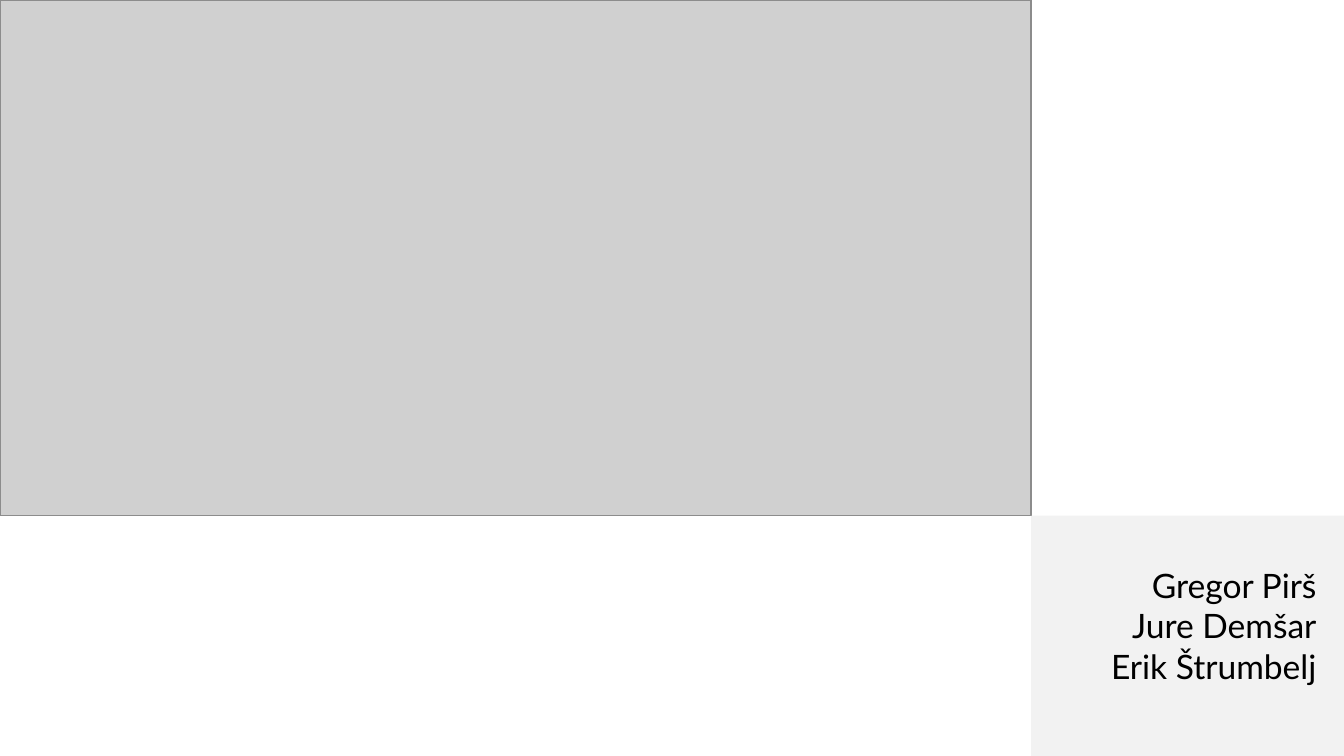
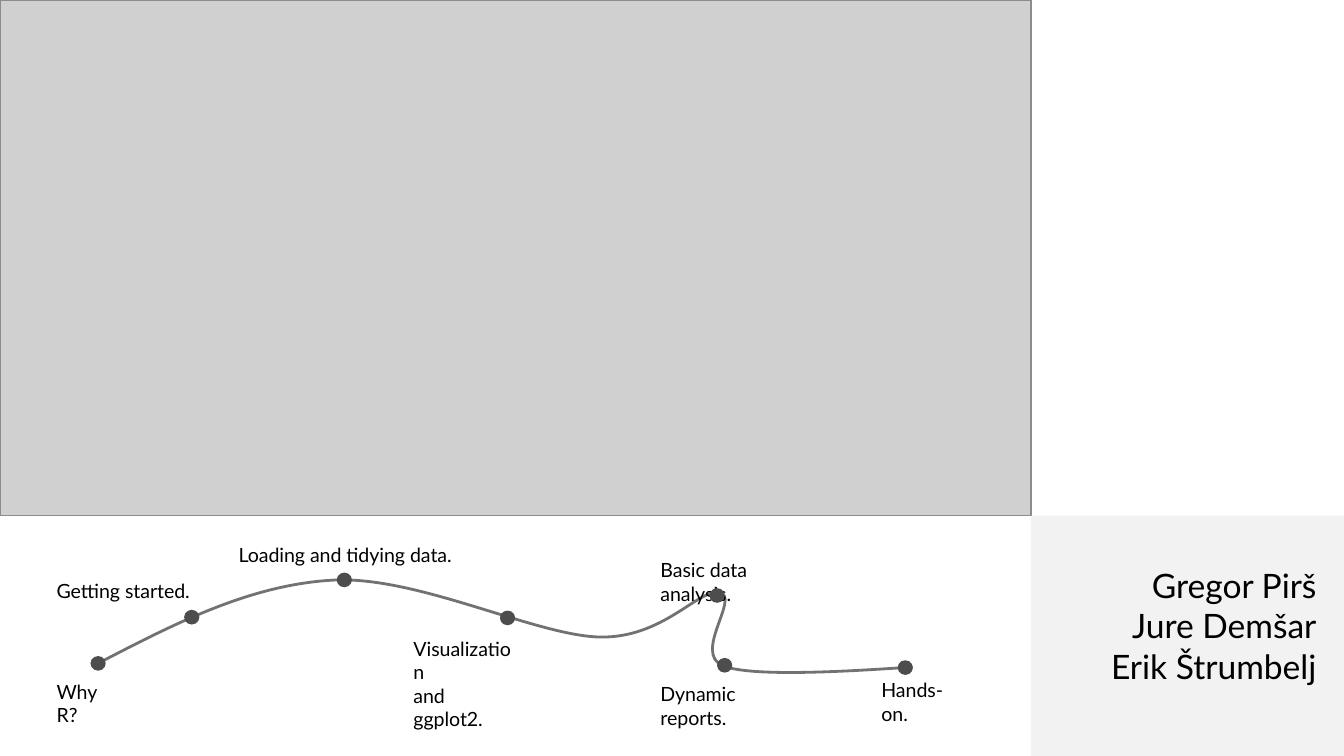
Before and after one commit to bstatcomp/summeRworkshop, a slide deck: slide 1 of slides/Intro.pptx. Drawn at 1344x756 pixels with LibreOffice and Linux fonts; fonts in the diff are those of the drawing; grey boxes stand for pictures. Boxes give left, top, right and bottom in pixels: in the first picture for what was removed or moved away, otherwise in the second. Text is boxed around its words. In the diff, an @@ line names an element or a change of style, - is before the commit and + after.

Commit message:
- Added roadmap to intro slides.

```diff
--- a/slides/Intro.pptx
+++ b/slides/Intro.pptx
@@ text added at (239, 547, 452, 566), 10.5 pt, text #000000 @@
+Loading and tidying data.
@@ text added at (660, 562, 747, 605), 10.5 pt, text #000000 @@
+Basic data analysis.
@@ text added at (57, 583, 190, 602), 10.5 pt, text #000000 @@
+Getting started.
@@ freeform shape added at (97, 581, 906, 673), outline #767171 1.5 pt @@
@@ ellipse added at (337, 574, 351, 586), fill #4D4D4D, outline #4D4D4D 1 pt @@
@@ ellipse added at (711, 589, 724, 601), fill #4D4D4D, outline #4D4D4D 1 pt @@
@@ ellipse added at (185, 610, 199, 622), fill #4D4D4D, outline #4D4D4D 1 pt @@
@@ ellipse added at (501, 612, 515, 624), fill #4D4D4D, outline #4D4D4D 1 pt @@
@@ ellipse added at (91, 657, 105, 669), fill #4D4D4D, outline #4D4D4D 1 pt @@
@@ ellipse added at (718, 659, 731, 671), fill #4D4D4D, outline #4D4D4D 1 pt @@
@@ text added at (57, 684, 98, 722), 10.5 pt, text #000000 @@
+Why R?
@@ text added at (413, 688, 482, 730), 10.5 pt, text #000000 @@
+Visualization
+and ggplot2.
@@ text added at (660, 686, 735, 729), 10.5 pt, text #000000 @@
+Dynamic reports.
@@ text added at (881, 682, 943, 721), 10.5 pt, text #000000 @@
+Hands-on.
@@ ellipse added at (899, 661, 913, 673), fill #4D4D4D, outline #4D4D4D 1 pt @@
```
Also in this commit, not shown: 1 other file.
